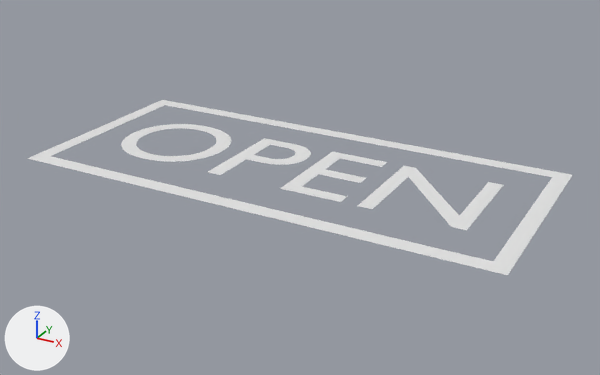
The glTF model public/button.glb as it was, and as the next commit left it.
Both versions are drawn from a 50 mm lens placed at (2.3, -4.18, 1.96), pointed at (0.01, -0.03, -0.12). Lighting does not change. The marker at lower left points along +X, +Y and +Z. Where no turn or scale is listed for an object, it has been applied to the vertices. Vertices at the same position are counted once.

In view in the first picture: 'Plane', 'Text'.
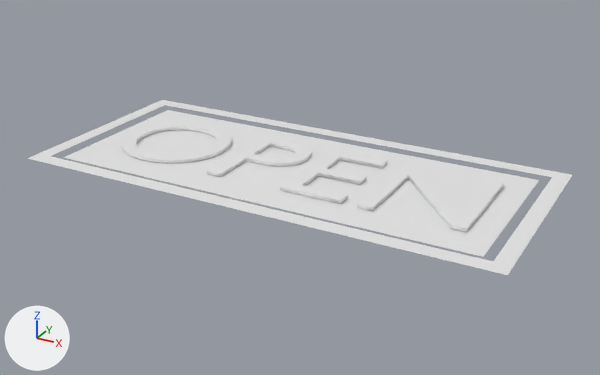
Commit message: add bloom effect on button

Where the change shows, as pixel boxes (x1, y1, x2, y2) in the pictures (600 x 375 px):
'Plane.001', added
    after: (63, 110, 539, 257)
'Text', reshaped
    before: (121, 124, 503, 230)
    after: (121, 123, 504, 232)
part 1 of me_text_001, rebuilt
    before: (121, 124, 231, 162)
    after: (121, 123, 231, 163)
part 2 of me_text_001, rebuilt (8% taller)
    before: (208, 138, 311, 175)
    after: (207, 137, 311, 177)
part 3 of me_text_001, rebuilt (8% taller)
    before: (280, 152, 387, 202)
    after: (280, 150, 387, 204)
part 4 of me_text_001, rebuilt (6% taller)
    before: (358, 166, 503, 230)
    after: (357, 164, 504, 232)

What changed in the scene script:
```text
Change me_text_001:
    used by ob_text; location = (-0.069, 0.004, 0.0)
    remove me_text_001.from_pydata(...)  # 174 vertices, 170 faces; spans x -1.25..1.25, y -0.35..0.35, z 0.0
    add me_text_001.from_pydata(...)  # 348 vertices, 688 faces; spans x -1.25..1.25, y -0.35..0.35, z -0.01..0.01
    me_text_001 part 1: the loose piece of 96 vertices spanning x -1.25..-0.51, y -0.35..0.35, z 0.0 is rebuilt with 192 vertices and now spans x -1.25..-0.51, y -0.35..0.35, z -0.01..0.01
    me_text_001 part 2: the loose piece of 56 vertices spanning x -0.4..0.03, y -0.34..0.34, z 0.0 is rebuilt with 112 vertices and now spans x -0.4..0.03, y -0.34..0.34, z -0.01..0.01
    me_text_001 part 3: the loose piece of 12 vertices spanning x 0.12..0.51, y -0.34..0.34, z 0.0 is rebuilt with 24 vertices and now spans x 0.12..0.51, y -0.34..0.34, z -0.01..0.01
    me_text_001 part 4: the loose piece of 10 vertices spanning x 0.62..1.25, y -0.34..0.34, z 0.0 is rebuilt with 20 vertices and now spans x 0.62..1.25, y -0.34..0.34, z -0.01..0.01
Add me_plane_001:
    me_plane_001.from_pydata([(-1.39, -0.55, 0.0), (1.39, -0.55, 0.0), (-1.39, 0.55, 0.0), (1.39, 0.55, 0.0)], [], [(0, 1, 3), (0, 3, 2)])
Add ob_plane_001:
    ob_plane_001 = bpy.data.objects.new('Plane.001', me_plane_001)
    ob_plane_001.location = (-0.052, 0.003, -0.015)
```
